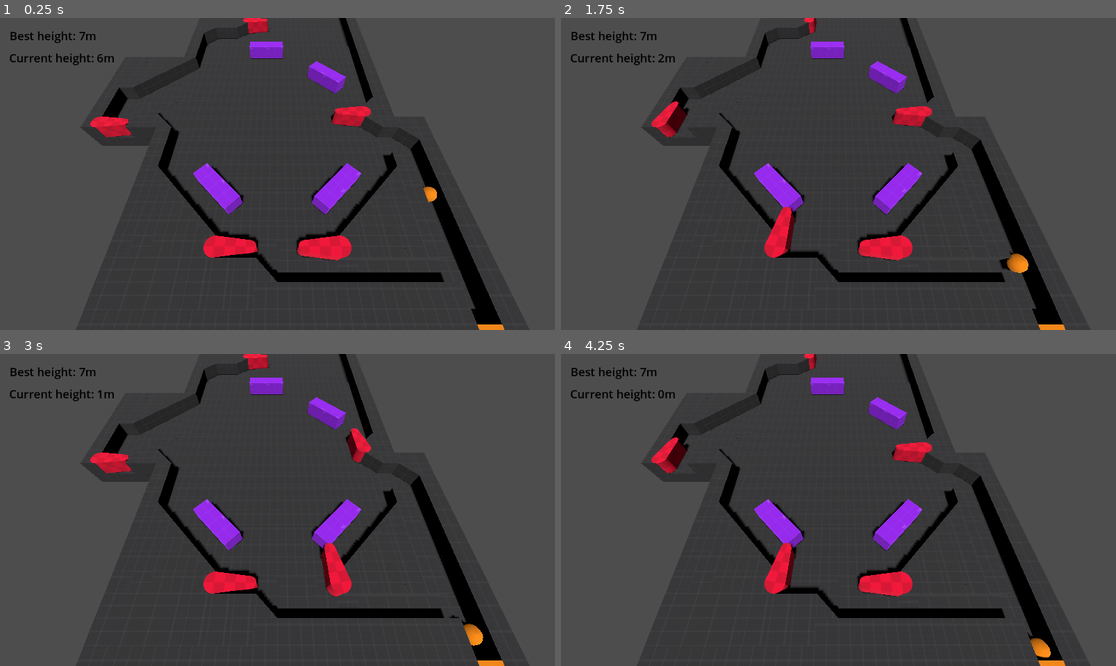
Above: before the commit, frames 1-4 (two rows, left to right).
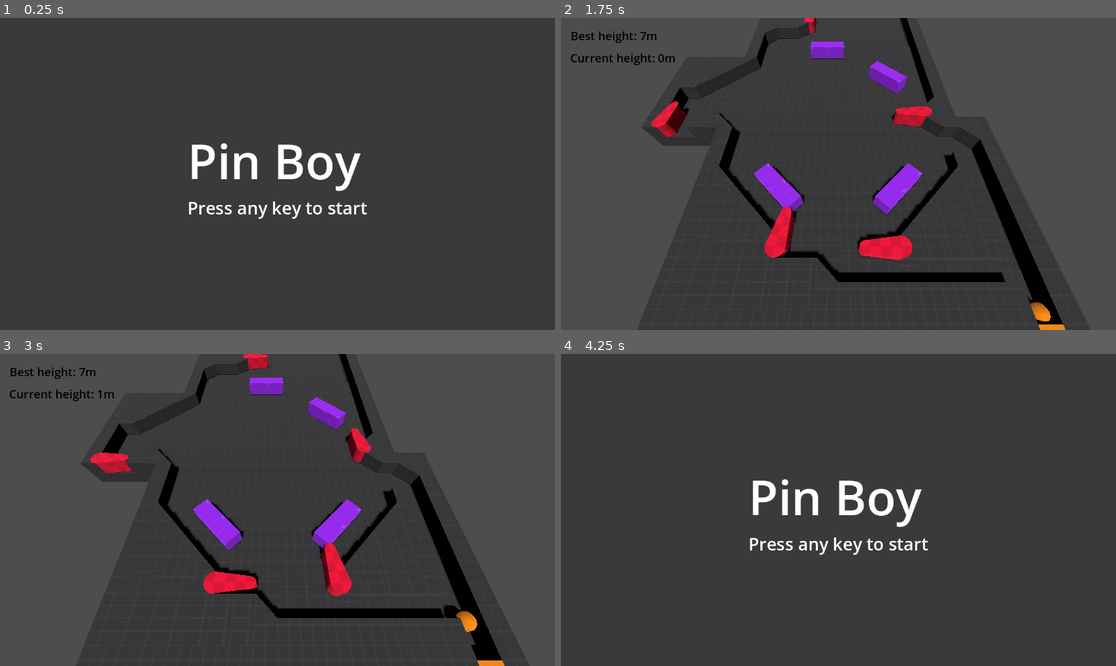
Above: after the commit, the same moments.

Repository: akashkatir/pin-boy
Game: Godot game, scene res://main.tscn
Same seed, same stepped clock (60 frames per second), same inputs: the game is played once before the commit and once after it.
Inputs:
- Up to frame 1 (0.25 s): no input
- Up to frame 2 (1.75 s): tap Enter at 0.5 s; hold D (right_flip) 0.53-1.28 s; tap Space (eject) at 0.6, 1.35 s; hold A (left_flip) from 1.28 s (still down)
- Up to frame 3 (3 s): release A (left_flip) at 2.03 s; hold D (right_flip) from 2.03 s (still down); tap Space (eject) at 2.1, 2.85 s
- Up to frame 4 (4.25 s): release D (right_flip) at 3.53 s; hold A (left_flip) from 3.53 s (still down); tap Space (eject) at 3.6 s; tap Escape (menu, bound only after the commit) at 4.15 s

The runs differ from the first frame. In frame 1, 11% of the frame differs, in the area x 1-91%, y 0-100%; in frame 2, 0.4%; in frame 3, 0.4%; in frame 4, 11%.

Commit message:
Add title screen menu.

Diff:
--- a/Interface/user_interface.gd
+++ b/Interface/user_interface.gd
@@ -3,8 +3,19 @@
 
 var best_height: int = 0;  # Highest point reached in meters.
 
+
+func show_game() -> void:
+	$HUD.show()
+	$MainMenu.hide()
+
+
+func show_menu() -> void:
+	$HUD.hide()
+	$MainMenu.show()
+
+
 func update_height(height: float):
 	height = int(height)  # Truncate from float.
 	best_height = max(best_height, height)
-	$CurrentHeightLabel.text = "Current height: %sm" % height
-	$BestHeightLabel.text = "Best height: %sm" % best_height
+	$HUD/CurrentHeightLabel.text = "Current height: %sm" % height
+	$HUD/BestHeightLabel.text = "Best height: %sm" % best_height
--- a/Interface/user_interface.tscn
+++ b/Interface/user_interface.tscn
@@ -15,7 +15,13 @@
 theme = SubResource("Theme_1brxo")
 script = ExtResource("1_j41xb")
 
-[node name="BestHeightLabel" type="Label" parent="."]
+[node name="HUD" type="Control" parent="."]
+visible = false
+anchors_preset = 0
+offset_right = 40.0
+offset_bottom = 40.0
+
+[node name="BestHeightLabel" type="Label" parent="HUD"]
 layout_mode = 0
 offset_left = 20.0
 offset_top = 20.0
@@ -24,7 +30,7 @@
 theme_override_colors/font_color = Color(0, 0, 0, 1)
 text = "Best height: 0m"
 
-[node name="CurrentHeightLabel" type="Label" parent="."]
+[node name="CurrentHeightLabel" type="Label" parent="HUD"]
 layout_mode = 0
 offset_left = 19.0
 offset_top = 66.0
@@ -32,3 +38,47 @@
 offset_bottom = 100.0
 theme_override_colors/font_color = Color(0, 0, 0, 1)
 text = "Current height: 0m"
+
+[node name="MainMenu" type="Control" parent="."]
+layout_mode = 1
+anchors_preset = 15
+anchor_right = 1.0
+anchor_bottom = 1.0
+grow_horizontal = 2
+grow_vertical = 2
+
+[node name="Background" type="ColorRect" parent="MainMenu"]
+layout_mode = 1
+anchors_preset = 15
+anchor_right = 1.0
+anchor_bottom = 1.0
+grow_horizontal = 2
+grow_vertical = 2
+color = Color(0.228511, 0.228511, 0.228511, 1)
+
+[node name="MarginContainer" type="MarginContainer" parent="MainMenu"]
+layout_mode = 1
+anchors_preset = 15
+anchor_right = 1.0
+anchor_bottom = 1.0
+grow_horizontal = 2
+grow_vertical = 2
+theme_override_constants/margin_left = 120
+theme_override_constants/margin_top = 80
+theme_override_constants/margin_right = 120
+theme_override_constants/margin_bottom = 80
+
+[node name="VBoxContainer" type="VBoxContainer" parent="MainMenu/MarginContainer"]
+layout_mode = 2
+size_flags_horizontal = 4
+alignment = 1
+
+[node name="PinBoyTitle" type="Label" parent="MainMenu/MarginContainer/VBoxContainer"]
+layout_mode = 2
+theme_override_font_sizes/font_size = 100
+text = "Pin Boy"
+
+[node name="StartGame" type="Label" parent="MainMenu/MarginContainer/VBoxContainer"]
+layout_mode = 2
+theme_override_font_sizes/font_size = 36
+text = "Press any key to start"
--- a/main.gd
+++ b/main.gd
@@ -1,15 +1,33 @@
 extends Node3D
 
 
-# Called when the node enters the scene tree for the first time.
+@export var is_playing = false
+
+
 func _ready() -> void:
-	pass  # Replace with function body.
+	$UserInterface.show_menu()
 
 func _physics_process(_delta: float) -> void:
+	handle_menu()
+
 	if out_of_bounds($Ball.position):
-		$Ball.position = $BallSpawn.position
-		$Ball.linear_velocity = Vector3.ZERO
+		spawn_ball()
 	$UserInterface.update_height(-$Ball.position.z)
+
+func handle_menu() -> void:
+	if is_playing:
+		if Input.is_action_just_released("menu"):
+			is_playing = false
+			$UserInterface.show_menu()
+	else:
+		if Input.is_anything_pressed():
+			spawn_ball()
+			$UserInterface.show_game()
+			is_playing = true
+
+func spawn_ball() -> void:
+	$Ball.position = $BallSpawn.position
+	$Ball.linear_velocity = Vector3.ZERO
 
 func out_of_bounds(pos: Vector3) -> bool:
 	return pos.y < -1 or pos.z > 1
--- a/project.godot
+++ b/project.godot
@@ -38,3 +38,10 @@
 , Object(InputEventJoypadButton,"resource_local_to_scene":false,"resource_name":"","device":-1,"button_index":0,"pressure":0.0,"pressed":false,"script":null)
 ]
 }
+menu={
+"deadzone": 0.5,
+"events": [Object(InputEventKey,"resource_local_to_scene":false,"resource_name":"","device":-1,"window_id":0,"alt_pressed":false,"shift_pressed":false,"ctrl_pressed":false,"meta_pressed":false,"pressed":false,"keycode":0,"physical_keycode":4194305,"key_label":0,"unicode":0,"location":0,"echo":false,"script":null)
+, Object(InputEventJoypadButton,"resource_local_to_scene":false,"resource_name":"","device":-1,"button_index":6,"pressure":0.0,"pressed":false,"script":null)
+, Object(InputEventKey,"resource_local_to_scene":false,"resource_name":"","device":-1,"window_id":0,"alt_pressed":false,"shift_pressed":false,"ctrl_pressed":false,"meta_pressed":false,"pressed":false,"keycode":0,"physical_keycode":80,"key_label":0,"unicode":112,"location":0,"echo":false,"script":null)
+]
+}
